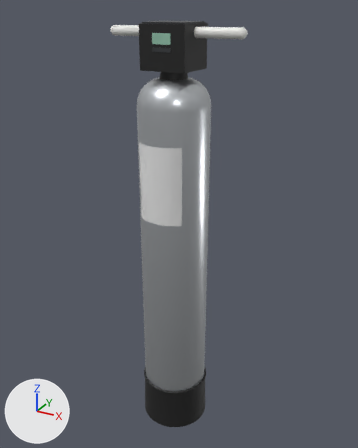
What one commit did to the glTF model lifesource-ar/models/filter.glb.
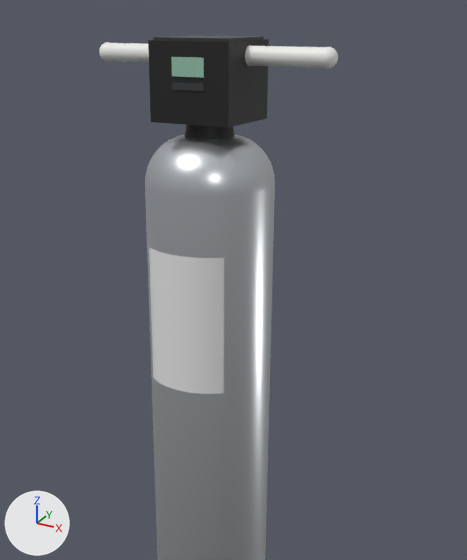
Each version appears first whole from a 50 mm lens placed at (0.839, -1.496, 1.632), pointed at (-0.003, 0.035, 0.867), and next in a close-up on the part from 15% to 90% of the width and 0% to 72% of the height. Lighting does not change. The marker at lower left points along +X, +Y and +Z. The first two pictures are the older version. Where no turn or scale is listed for an object, it has been applied to the vertices.
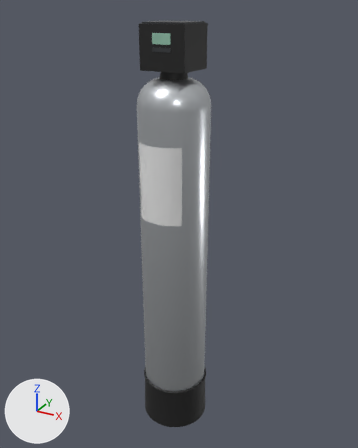
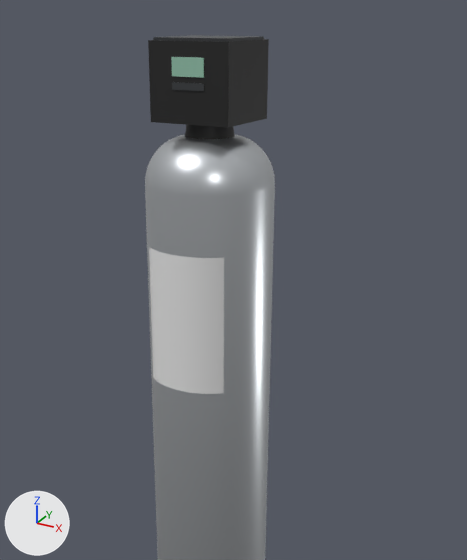
The newer file is also turned or shifted as a whole; pictures and numbers use the older file's frame.

Pixel boxes (x1, y1, x2, y2) of what changed, in the close-ups (467 x 560 px):
'Mesh_12', deleted: before (247, 46, 325, 68)
'Mesh_9', deleted: before (105, 43, 149, 62)
'Mesh_14', deleted: before (322, 47, 338, 68)
'Mesh_10', deleted: before (99, 42, 109, 62)
'Mesh_13', deleted: before (245, 45, 252, 66)

Patch to the scene script:
```diff
--- a/lifesource-ar/models/filter.glb.py
+++ b/lifesource-ar/models/filter.glb.py
@@ ob_mesh_9 @@
-ob_mesh_9 = bpy.data.objects.new('Mesh_9', me_mesh_9)
-ob_mesh_9.location = (-0.159, 0.0, 1.557)
@@ ob_mesh_10 @@
-ob_mesh_10 = bpy.data.objects.new('Mesh_10', me_mesh_10)
-ob_mesh_10.location = (-0.232, 0.0, 1.557)
@@ ob_mesh_12 @@
-ob_mesh_12 = bpy.data.objects.new('Mesh_12', me_mesh_12)
-ob_mesh_12.location = (0.156, 0.0, 1.557)
@@ ob_mesh_13 @@
-ob_mesh_13 = bpy.data.objects.new('Mesh_13', me_mesh_13)
-ob_mesh_13.location = (0.079, 0.0, 1.557)
@@ ob_mesh_14 @@
-ob_mesh_14 = bpy.data.objects.new('Mesh_14', me_mesh_14)
-ob_mesh_14.location = (0.232, 0.0, 1.557)
```
